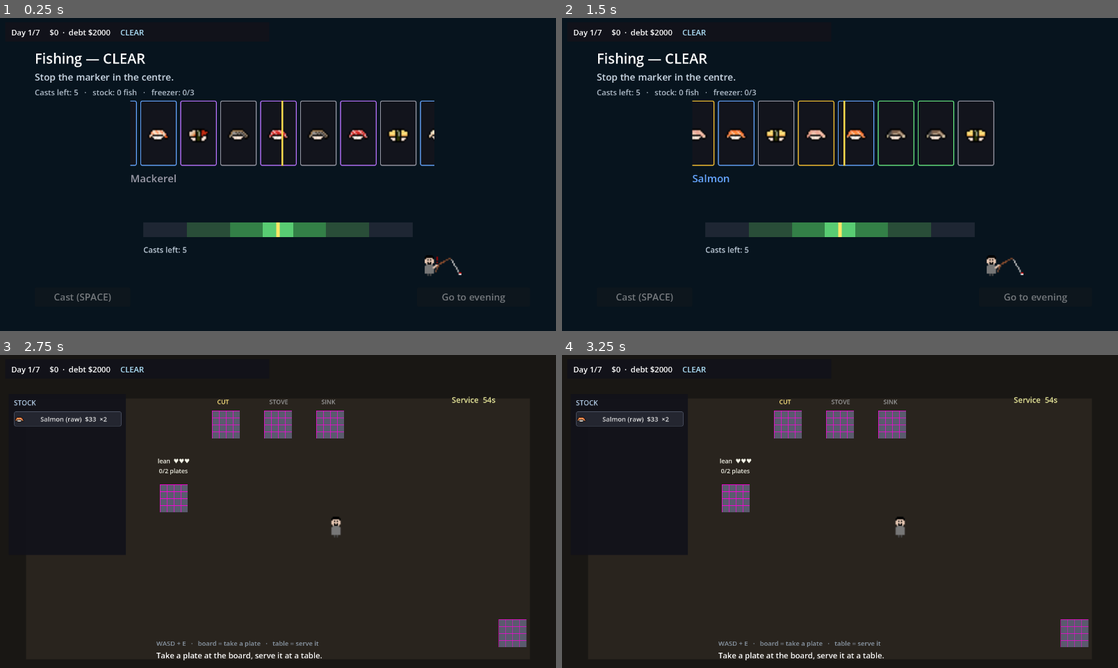
Above: before the commit, frames 1-4 (two rows, left to right).
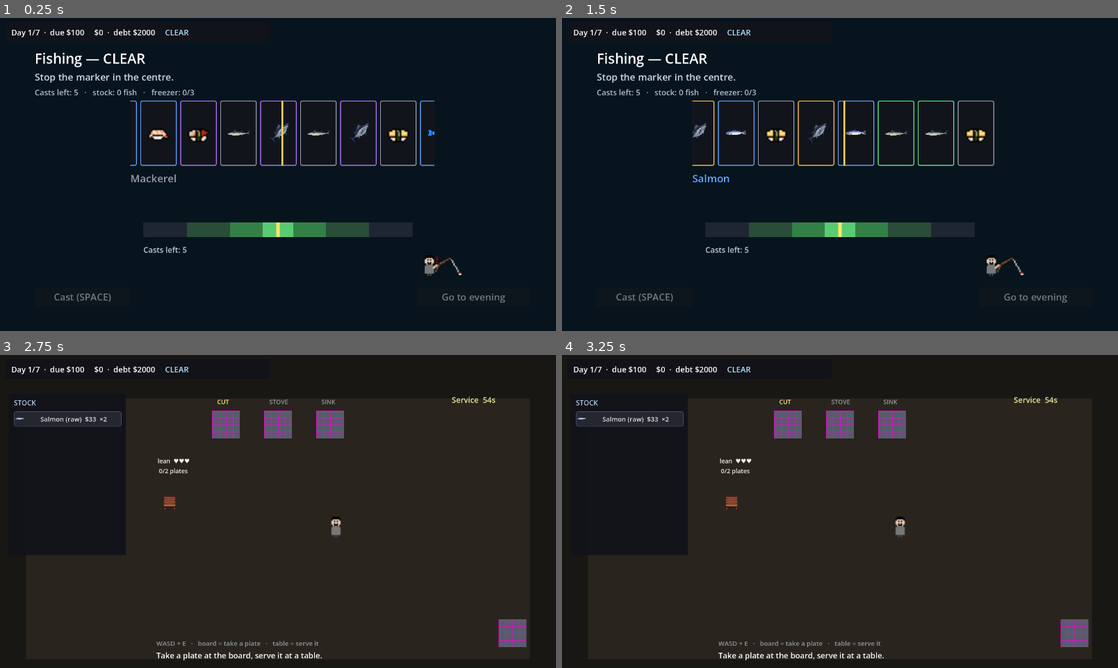
Above: after the commit, the same moments.

Repository: jjkly/rock-bottom
Game: Godot game, scene res://tests/smoke_flow.tscn
Same seed, same stepped clock (60 frames per second), same inputs: the game is played once before the commit and once after it. This scene is started directly instead of the project's main scene.
Inputs (mouse positions are in pixels of both pictures, inside the frame that each line leads up to):
- Up to frame 1 (0.25 s): no input
- Up to frame 2 (1.5 s): tap Enter (ui_accept) at 0.5, 0.77 s; move the mouse to (962, 158) at 0.52 s; hold D (p1_right) 0.53-1.25 s; hold E (p1_interact) 0.53-1.25 s; click (962, 158) at 0.67 s; drag from (728, 190) to (812, 237) at 1.27 s
- Up to frame 3 (2.75 s): move the mouse to (333, 442) at 2.02 s; hold D (p1_right) from 2.03 s (still down); hold E (p1_interact) from 2.03 s (still down)
- Up to frame 4 (3.25 s): release D (p1_right) at 2.75 s; release E (p1_interact) at 2.75 s; drag from (812, 574) to (673, 464) at 2.77 s

The runs differ from the first frame. In frame 1, 0.7% of the frame differs, in the area x 8-79%, y 3-40%; in frame 2, 0.9%, in the area x 8-70%, y 3-40%; in frame 3, 0.7%; in frame 4, 0.7%.
Error before the commit: Invalid call. Nonexistent function 'minimum_today' in base 'Node (run_state.gd)'. (res://scripts/main.gd:39)

Commit message:
Wire raw fish art and the new table sprites
- SpeciesDef gains `raw_sprite`; whole-fish art shows before cutting in the
  crate reel and raw stock rows. Nigiri takes over once prepared.
- tools/apply_raw_art.gd maps tuna -> Lean/Fatty Tuna, Salmon2 -> Salmon,
  Sea bream -> Sea Bream, Mackeral -> Mackerel/Cured Saba, eel2 -> Eel.
  Shellfish/egg keep the nigiri fallback.
- Tables use the new "2 table.png"/"4 table.png" with the old table_N.png
  as a fallback path.
- make_starter_data keeps the raw mapping on regeneration.
- Restored main.gd after the merge reverted it: HUD hides on results and the
  HUD now reads installment_today() (the merge had brought back
  minimum_today, which threw every frame).
- docs/SPRITES.md and the fish README updated for raw art and tables.

Diff:
--- a/data/species/cured_saba.tres
+++ b/data/species/cured_saba.tres
@@ -1,6 +1,7 @@
 [gd_resource type="Resource" script_class="SpeciesDef" format=3]
 
 [ext_resource type="Script" path="res://scripts/data/species_def.gd" id="1_daham"]
+[ext_resource type="Texture2D" path="res://assets/sprites/fish/Mackeral.png" id="1_ss4ek"]
 [ext_resource type="Texture2D" path="res://assets/sprites/fish/cured_saba.png" id="2_ss4ek"]
 
 [resource]
@@ -10,3 +11,4 @@
 base_price = 18
 preference = "cheap"
 sprite = ExtResource("2_ss4ek")
+raw_sprite = ExtResource("1_ss4ek")
--- a/data/species/eel.tres
+++ b/data/species/eel.tres
@@ -1,6 +1,7 @@
 [gd_resource type="Resource" script_class="SpeciesDef" format=3]
 
 [ext_resource type="Script" path="res://scripts/data/species_def.gd" id="1_0hdgr"]
+[ext_resource type="Texture2D" path="res://assets/sprites/fish/eel2.png" id="1_0kifx"]
 [ext_resource type="Texture2D" path="res://assets/sprites/fish/eel.png" id="2_0kifx"]
 
 [resource]
@@ -11,3 +12,4 @@
 preference = "fatty"
 rain_only = true
 sprite = ExtResource("2_0kifx")
+raw_sprite = ExtResource("1_0kifx")
--- a/data/species/lean_tuna.tres
+++ b/data/species/lean_tuna.tres
@@ -1,6 +1,7 @@
 [gd_resource type="Resource" script_class="SpeciesDef" format=3]
 
 [ext_resource type="Script" path="res://scripts/data/species_def.gd" id="1_78v83"]
+[ext_resource type="Texture2D" path="res://assets/sprites/fish/tuna.png" id="1_440dd"]
 [ext_resource type="Texture2D" path="res://assets/sprites/fish/lean_tuna.png" id="2_440dd"]
 
 [resource]
@@ -9,3 +10,4 @@
 display_name = "Lean Tuna"
 base_price = 28
 sprite = ExtResource("2_440dd")
+raw_sprite = ExtResource("1_440dd")
--- a/data/species/mackerel.tres
+++ b/data/species/mackerel.tres
@@ -1,5 +1,6 @@
 [gd_resource type="Resource" script_class="SpeciesDef" format=3]
 
+[ext_resource type="Texture2D" path="res://assets/sprites/fish/Mackeral.png" id="1_5wr5c"]
 [ext_resource type="Script" path="res://scripts/data/species_def.gd" id="1_fntpo"]
 [ext_resource type="Texture2D" path="res://assets/sprites/fish/mackerel.png" id="2_5wr5c"]
 
@@ -10,3 +11,4 @@
 base_price = 14
 preference = "cheap"
 sprite = ExtResource("2_5wr5c")
+raw_sprite = ExtResource("1_5wr5c")
--- a/data/species/salmon.tres
+++ b/data/species/salmon.tres
@@ -1,5 +1,6 @@
 [gd_resource type="Resource" script_class="SpeciesDef" format=3]
 
+[ext_resource type="Texture2D" path="res://assets/sprites/fish/Salmon2.png" id="1_iyef7"]
 [ext_resource type="Script" path="res://scripts/data/species_def.gd" id="1_uk8wn"]
 [ext_resource type="Texture2D" path="res://assets/sprites/fish/salmon.png" id="2_iyef7"]
 
@@ -10,3 +11,4 @@
 base_price = 22
 preference = "fatty"
 sprite = ExtResource("2_iyef7")
+raw_sprite = ExtResource("1_iyef7")
--- a/data/species/sea_bream.tres
+++ b/data/species/sea_bream.tres
@@ -1,6 +1,7 @@
 [gd_resource type="Resource" script_class="SpeciesDef" format=3]
 
 [ext_resource type="Script" path="res://scripts/data/species_def.gd" id="1_0eaye"]
+[ext_resource type="Texture2D" path="res://assets/sprites/fish/Sea bream.png" id="1_pl7e6"]
 [ext_resource type="Texture2D" path="res://assets/sprites/fish/sea_bream.png" id="2_pl7e6"]
 
 [resource]
@@ -9,3 +10,4 @@
 display_name = "Sea Bream"
 base_price = 26
 sprite = ExtResource("2_pl7e6")
+raw_sprite = ExtResource("1_pl7e6")
--- a/data/species/toro.tres
+++ b/data/species/toro.tres
@@ -1,5 +1,6 @@
 [gd_resource type="Resource" script_class="SpeciesDef" format=3]
 
+[ext_resource type="Texture2D" path="res://assets/sprites/fish/tuna.png" id="1_p0f6o"]
 [ext_resource type="Script" path="res://scripts/data/species_def.gd" id="1_ro5ds"]
 [ext_resource type="Texture2D" path="res://assets/sprites/fish/toro.png" id="2_p0f6o"]
 
@@ -10,3 +11,4 @@
 base_price = 44
 preference = "fatty"
 sprite = ExtResource("2_p0f6o")
+raw_sprite = ExtResource("1_p0f6o")
--- a/scripts/data/species_def.gd
+++ b/scripts/data/species_def.gd
@@ -31,9 +31,12 @@
 ## them the first time they are caught, which is the point of rain.
 @export var rain_only := false
 
-## Optional. Leave null until the art exists; the fishing scene falls back
-## to a debug rectangle.
+## Nigiri art: what the fish looks like once cut and served.
 @export var sprite: Texture2D
+
+## Whole-fish art: shown before cutting (crate reel, raw stock rows).
+## Falls back to the nigiri, then the filler tile, when null.
+@export var raw_sprite: Texture2D
 
 ## Free text for the team (tuning notes, where the art came from).
 @export_multiline var notes := ""
--- a/scripts/main.gd
+++ b/scripts/main.gd
@@ -13,6 +13,7 @@
 ## ============================================================================
 
 @onready var _holder: Node = $PhaseHolder
+@onready var _hud: CanvasLayer = $HUD
 @onready var _hud_day: Label = $HUD/Row/DayLabel
 @onready var _hud_money: Label = $HUD/Row/MoneyLabel
 @onready var _hud_weather: Label = $HUD/Row/WeatherLabel
@@ -36,7 +37,7 @@
 func _refresh_hud() -> void:
 	if _hud_day == null:
 		return
-	_hud_day.text = "Day %d/7  ·  due $%d" % [RunState.day, RunState.minimum_today()]
+	_hud_day.text = "Day %d/7  ·  due $%d" % [RunState.day, RunState.installment_today()]
 	_hud_money.text = "$%d  ·  debt $%d" % [RunState.cash, RunState.debt]
 	_hud_weather.text = RunState.weather_name(RunState.weather)
 
@@ -45,6 +46,7 @@
 	if phase == _shown:
 		return
 	_shown = phase
+	_hud.visible = true
 	_clear_current()
 
 	var packed: PackedScene
@@ -63,6 +65,7 @@
 	if _shown == -2:
 		return
 	_shown = -2
+	_hud.visible = false
 	_clear_current()
 	_current = preload("res://scenes/results.tscn").instantiate()
 	_holder.add_child(_current)
--- a/scripts/phases/evening.gd
+++ b/scripts/phases/evening.gd
@@ -170,8 +170,11 @@
 	for fish in RunState.stock:
 		var b := UI.button("%s  $%d  ×%d" % [_short_name(fish), fish.value(), fish.plates_left], 230, 15)
 		b.custom_minimum_size.y = 34
-		if fish.species.sprite != null:
-			b.icon = fish.species.sprite
+		var icon_tex: Texture2D = fish.species.sprite if fish.prepared else fish.species.raw_sprite
+		if icon_tex == null:
+			icon_tex = fish.species.sprite
+		if icon_tex != null:
+			b.icon = icon_tex
 			b.expand_icon = true
 			b.add_theme_constant_override("icon_max_width", 24)
 		b.pressed.connect(func():
--- a/scripts/phases/fishing.gd
+++ b/scripts/phases/fishing.gd
@@ -194,7 +194,8 @@
 	var icon := TextureRect.new()
 	icon.custom_minimum_size = Vector2(56, 56)
 	icon.size_flags_horizontal = Control.SIZE_SHRINK_CENTER
-	icon.texture = sp.sprite if sp.sprite != null else _filler
+	# Whole fish until it is cut; nigiri is the fallback, filler tile last.
+	icon.texture = sp.raw_sprite if sp.raw_sprite != null else (sp.sprite if sp.sprite != null else _filler)
 	icon.expand_mode = TextureRect.EXPAND_IGNORE_SIZE
 	icon.stretch_mode = TextureRect.STRETCH_KEEP_ASPECT_CENTERED
 	col.add_child(icon)
--- a/scripts/systems/table.gd
+++ b/scripts/systems/table.gd
@@ -104,7 +104,11 @@
 	if definition == null or _sprite == null:
 		return
 	var seats := 4 if definition.seats >= 4 else 2
-	var path := "res://assets/sprites/restaurant/table_%d.png" % seats
+	# New table art uses "2 table.png" / "4 table.png"; keep the old
+	# table_N.png as a fallback so a rename can't break the scene.
+	var path := "res://assets/sprites/restaurant/%d table.png" % seats
+	if not ResourceLoader.exists(path):
+		path = "res://assets/sprites/restaurant/table_%d.png" % seats
 	if ResourceLoader.exists(path):
 		_sprite.texture = load(path)
 
--- /dev/null
+++ b/tools/apply_raw_art.gd
@@ -0,0 +1,40 @@
+extends SceneTree
+## ============================================================================
+## apply_raw_art.gd — one-shot: wire the whole-fish art to SpeciesDef.raw_sprite.
+##
+##   godot --headless --path . --import
+##   godot --headless --path . -s res://tools/apply_raw_art.gd
+##
+## Raw art is shown until the fish is cut (crate reel, raw stock rows); the
+## nigiri in `sprite` takes over after preparation.
+## ============================================================================
+
+const RAW := {
+	"lean_tuna": "tuna.png",
+	"toro": "tuna.png",          # same fish; toro is the belly cut
+	"salmon": "Salmon2.png",
+	"sea_bream": "Sea bream.png",
+	"mackerel": "Mackeral.png",
+	"cured_saba": "Mackeral.png", # cured mackerel
+	"eel": "eel2.png",
+}
+
+
+func _initialize() -> void:
+	for id in RAW:
+		var path := "res://data/species/%s.tres" % id
+		var def := load(path) as SpeciesDef
+		if def == null:
+			printerr("missing species: ", path)
+			continue
+		var art: String = "res://assets/sprites/fish/" + String(RAW[id])
+		if not ResourceLoader.exists(art):
+			printerr("missing art: ", art)
+			continue
+		def.raw_sprite = load(art)
+		var err := ResourceSaver.save(def, path)
+		if err != OK:
+			printerr("save failed: ", path, " error ", err)
+		else:
+			print("  ok ", path, " <- ", RAW[id])
+	quit(0)
--- a/tools/make_starter_data.gd
+++ b/tools/make_starter_data.gd
@@ -68,6 +68,15 @@
 	var art_path := "res://assets/sprites/fish/%s.png" % id
 	if ResourceLoader.exists(art_path):
 		s.sprite = load(art_path)
+	var raw_map := {
+		"lean_tuna": "tuna.png", "toro": "tuna.png", "salmon": "Salmon2.png",
+		"sea_bream": "Sea bream.png", "mackerel": "Mackeral.png",
+		"cured_saba": "Mackeral.png", "eel": "eel2.png",
+	}
+	if raw_map.has(id):
+		var raw_path: String = "res://assets/sprites/fish/" + String(raw_map[id])
+		if ResourceLoader.exists(raw_path):
+			s.raw_sprite = load(raw_path)
 	_save(s, "res://data/species/%s.tres" % id)
 
 
Not shown, added: tools/apply_raw_art.gd.uid
Not shown, changed: docs/SPRITES.md
